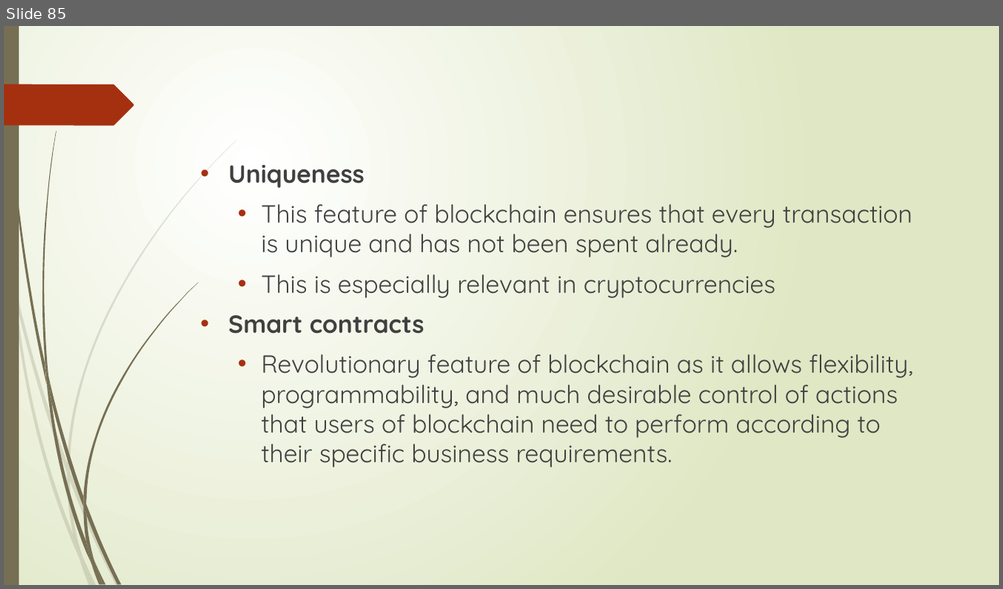
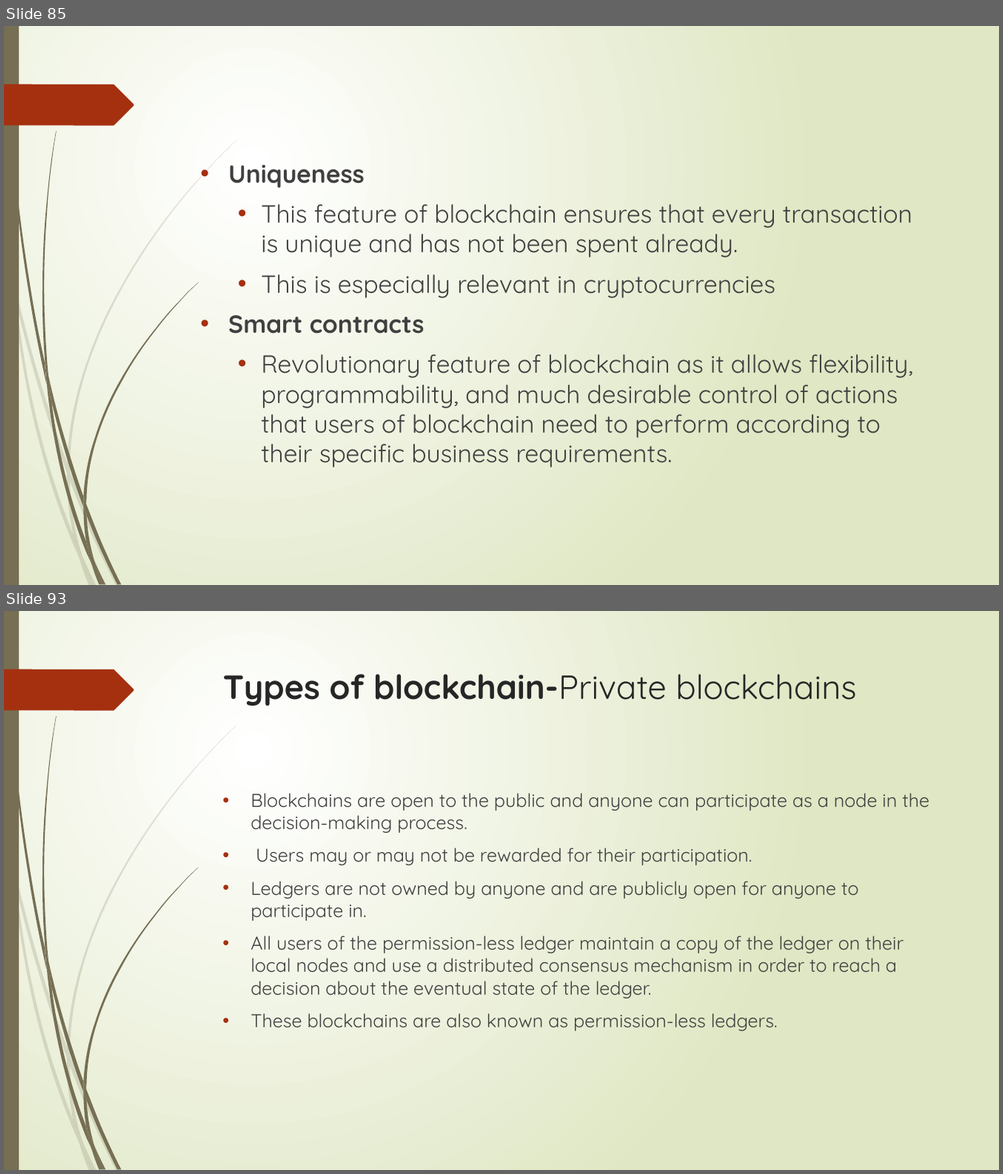
Before and after one commit to sarangparikh22/nmit-blockchain, a slide deck: Distributed Systems 101/Unit1_ppt.pptx. Shown one above the other, each under a label of ours: slide 85 before the commit, slides 85 and 93 after it; the slides between them are not shown. The pictures are 1003x589 and 1003x1174 pixels, drawn with LibreOffice and Linux fonts; fonts in the diff are those of the drawing. Boxes give left, top, right and bottom in pixels: in the first picture for what was removed or moved away, otherwise in the second. Text is boxed around its words. In the diff, an @@ line names an element or a change of style, - is before the commit and + after.

Commit message:
Blockchain Introduction

```diff
--- a/Distributed Systems 101/Unit1_ppt.pptx
+++ b/Distributed Systems 101/Unit1_ppt.pptx
@@ slide 93 added at (4, 611, 999, 1170), background gradient #FFFFFF to #DFE8C4; not listed: 24 template elements that a slide beside it also shows @@
@@ title added at (223, 674, 856, 706), 32.4 pt, text #262626, bold @@
+Types of blockchain-Private blockchains
@@ text added at (250, 793, 929, 1031), 18 pt, text #404040 @@
+• Blockchains are open to the public and anyone can participate as a node in the decision-making process.
+• Users may or may not be rewarded for their participation.
+• Ledgers are not owned by anyone and are publicly open for anyone to participate in.
+• All users of the permission-less ledger maintain a copy of the ledger on their local nodes and use a distributed consensus mechanism in order to reach a decision about the eventual state of the ledger.
+• These blockchains are also known as permission-less ledgers.
```
Also in this commit, not shown: 2 slides changed, 29 other slides added.
